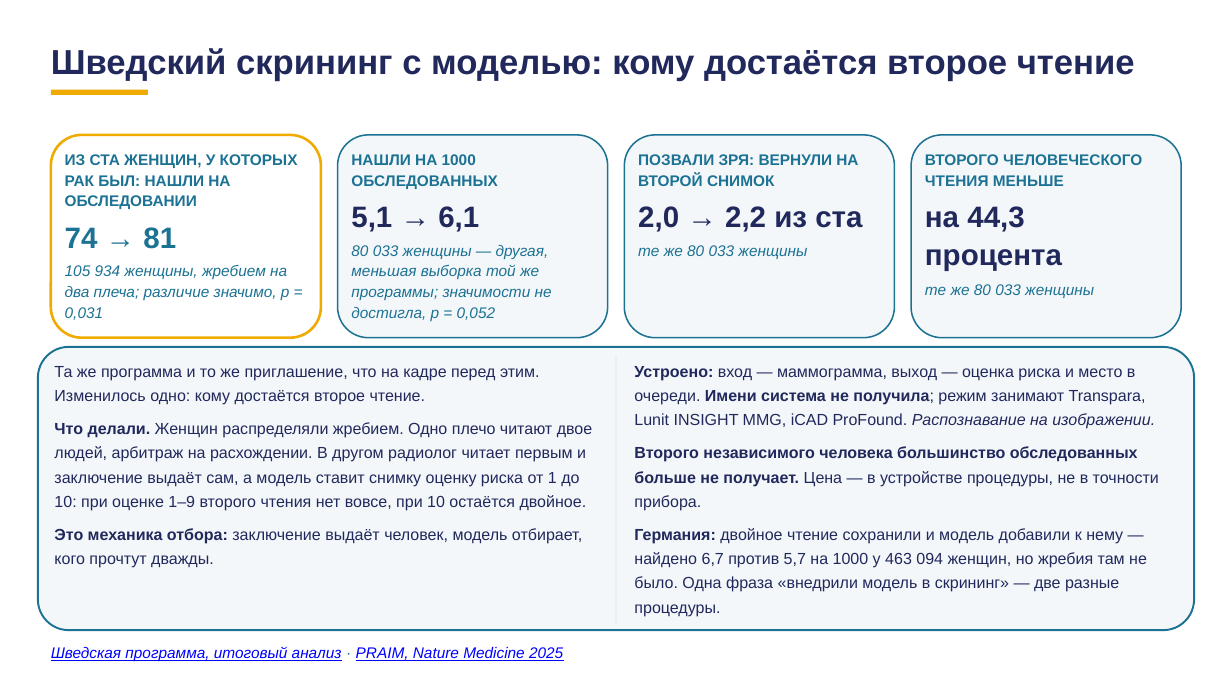
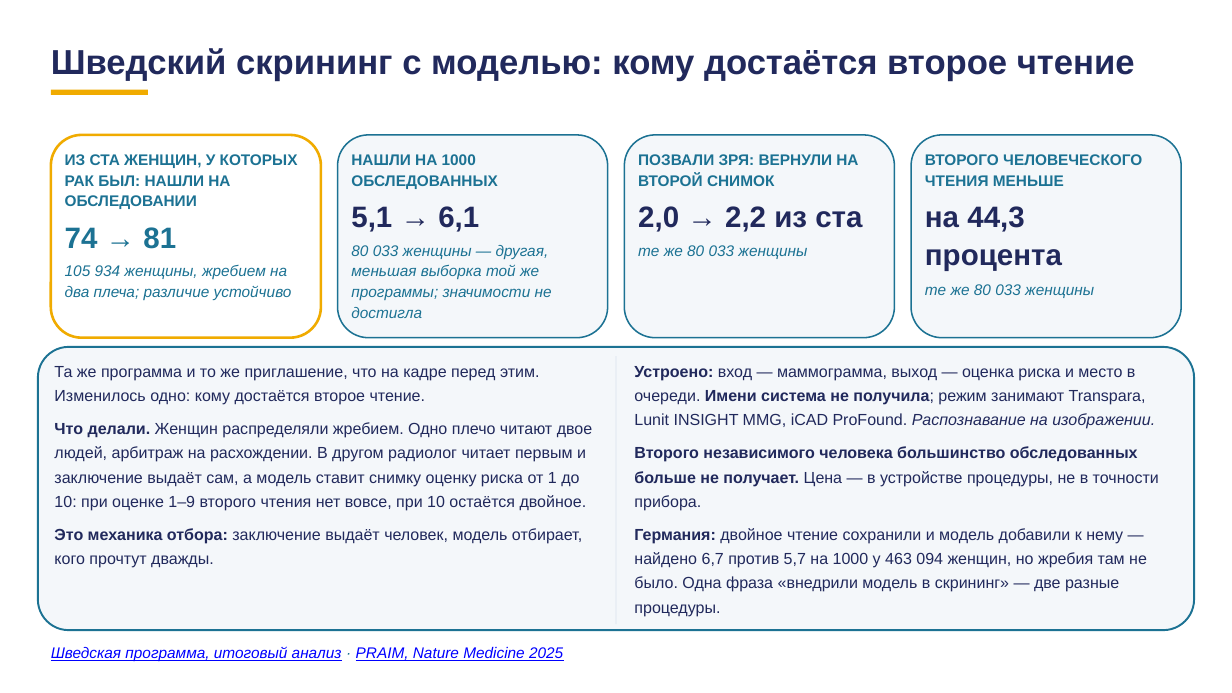
Before and after one commit to tellina-study/AI-usage-lessons, a slide deck: slide 11 of library/lectures/lec-07/rework/deck/lec-07-karkas.pptx. Drawn at 1232x693 pixels with LibreOffice and Linux fonts; fonts in the diff are those of the drawing. Boxes give left, top, right and bottom in pixels: in the first picture for what was removed or moved away, otherwise in the second. Text is boxed around its words. In the diff, an @@ line names an element or a change of style, - is before the commit and + after.

```diff
--- a/library/lectures/lec-07/rework/deck/lec-07-karkas.pptx
+++ b/library/lectures/lec-07/rework/deck/lec-07-karkas.pptx
@@ text at bbox=[65, 265, 292, 300]: text changed @@
-105 934 женщины, жребием на два плеча; различие значимо, p = 0,031
+105 934 женщины, жребием на два плеча; различие устойчиво
@@ text at bbox=[351, 245, 552, 318]: text changed @@
-80 033 женщины — другая, меньшая выборка той же программы; значимости не достигла, p = 0,052
+80 033 женщины — другая, меньшая выборка той же программы; значимости не достигла
```
Also in this commit, not shown: 1 other file.
